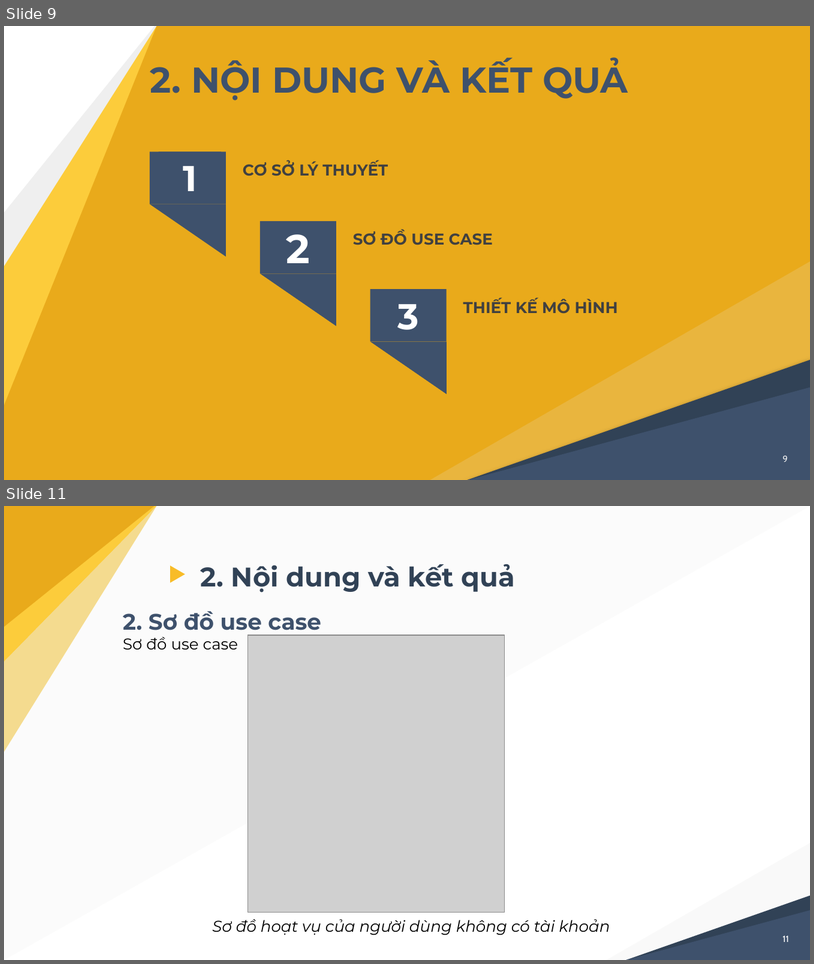
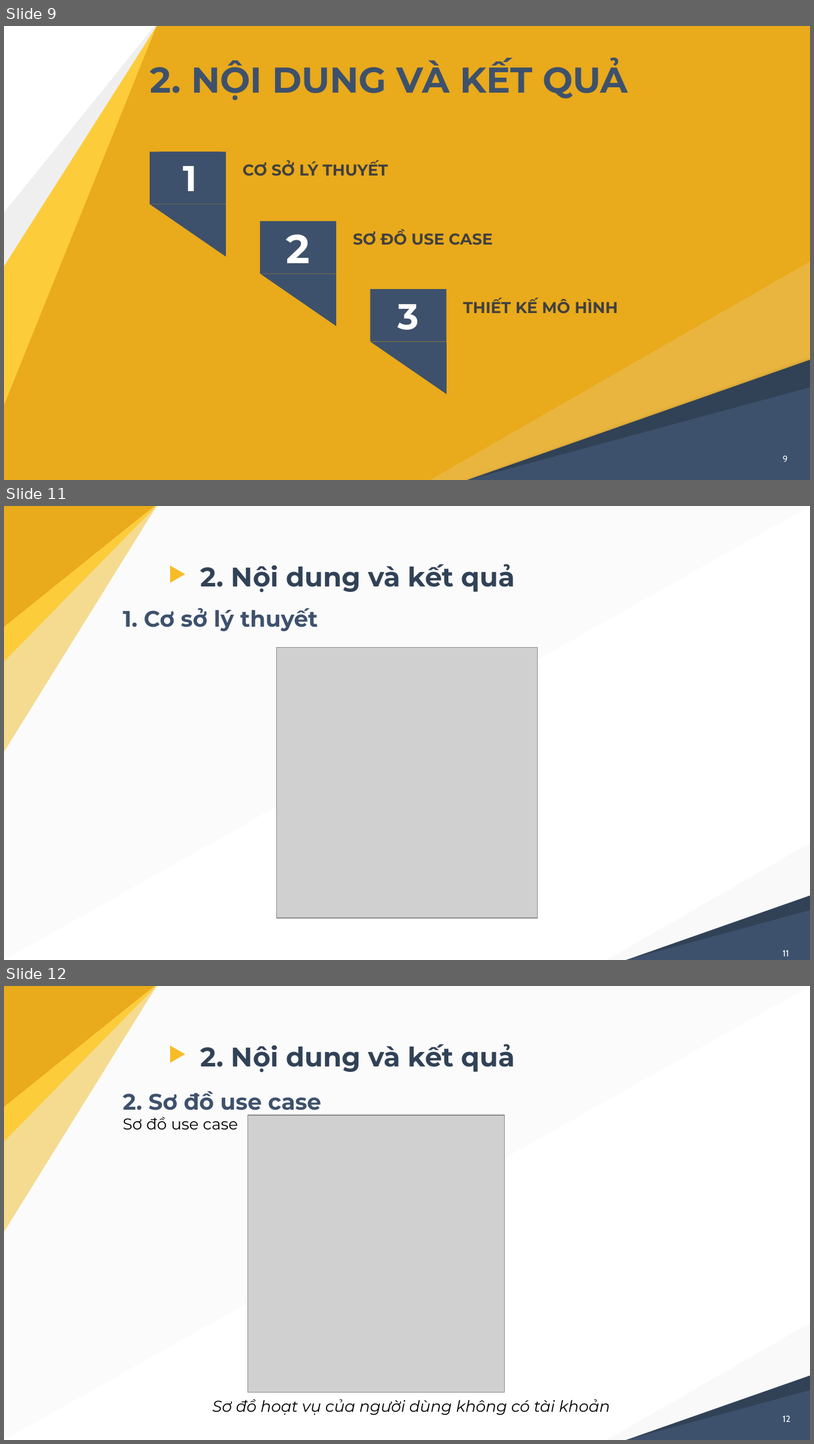
Before and after one commit to nghiale1/CongDongGiaSu, a slide deck: docs/thuyetTrinh_LeMinhNghia_B1605229.pptx. Shown one above the other, each under a label of ours: slides 9 and 11 before the commit, slides 9, 11 and 12 after it; the slides between them are not shown. The pictures are 814x964 and 814x1444 pixels, drawn with LibreOffice and Linux fonts; fonts in the diff are those of the drawing; grey boxes stand for pictures. Boxes give left, top, right and bottom in pixels: in the first picture for what was removed or moved away, otherwise in the second. Text is boxed around its words. In the diff, an @@ line names an element or a change of style, - is before the commit and + after.

```diff
--- a/docs/thuyetTrinh_LeMinhNghia_B1605229.pptx
+++ b/docs/thuyetTrinh_LeMinhNghia_B1605229.pptx
@@ slide 11 added at (4,506,810,960), background #FFFFFF; not listed: 11 template elements that a slide beside it also shows @@
@@ title added at (201,564,515,592), 24 pt, text #314256, bold @@
+2. Nội dung và kết quả
@@ text added at (123,608,318,631), 20 pt, text #3E516C, bold @@
+1. Cơ sở lý thuyết
@@ picture added at (276,647,538,917) @@
@@ page number added at (783,949,789,956), 8 pt, text #FFFFFF @@
+11
@@ what was slide 11 is now slide 12 @@
@@ page number at (783,1415,791,1422): text changed @@
-11
+12
```
Also in this commit, not shown: 7 slides changed.
